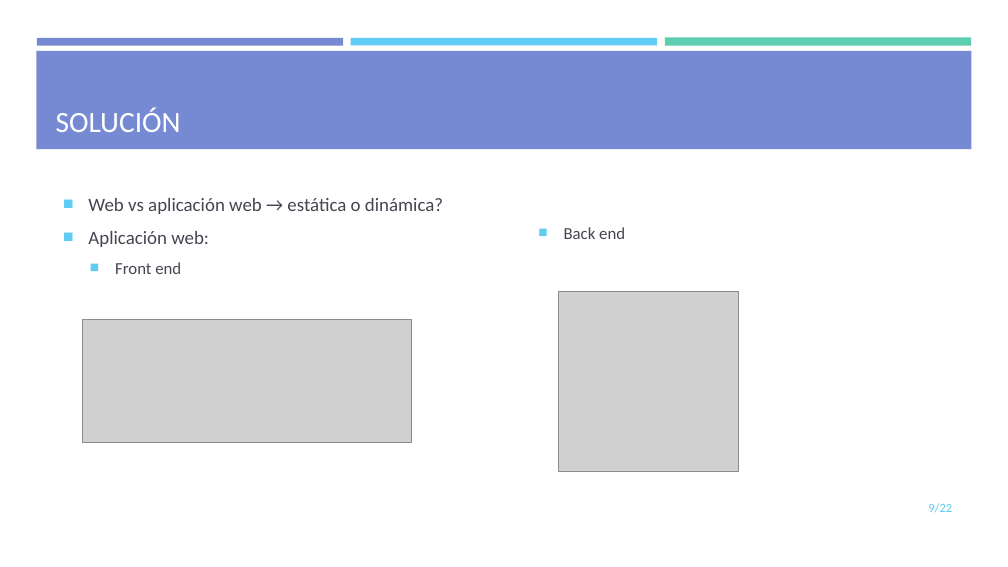
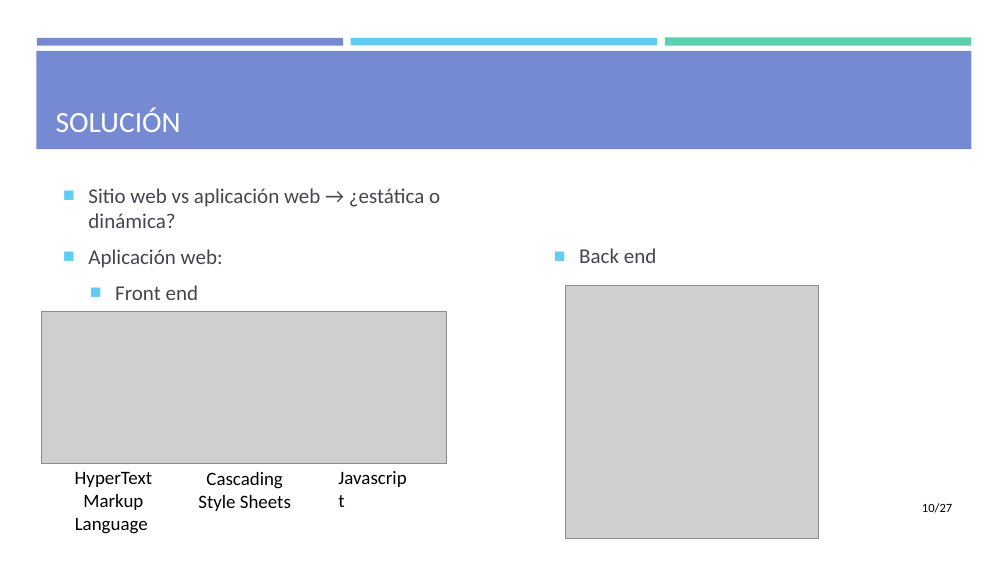
Before and after one commit to mdlunag/tfg, a slide deck: slide 10 of tfg_presentacio.pptx (slide 9 before the commit). Drawn at 1008x567 pixels with LibreOffice and Linux fonts; fonts in the diff are those of the drawing; grey boxes stand for pictures. Boxes give left, top, right and bottom in pixels: in the first picture for what was removed or moved away, otherwise in the second. Text is boxed around its words. In the diff, an @@ line names an element or a change of style, - is before the commit and + after.

```diff
--- a/tfg_presentacio.pptx
+++ b/tfg_presentacio.pptx
@@ text "Sitio web vs aplicación web ...": place and size @@
-text "Sitio web vs aplicación web ..." at [88, 198, 443, 274]
+text "Sitio web vs aplicación web ..." at [88, 188, 440, 300]
@@ text at [88, 188, 440, 228]: text changed; size 18 to 20 pt @@
-■ Web vs aplicación web → estática o dinámica?
+■ Sitio web vs aplicación web → ¿estática o dinámica?
@@ text at [88, 249, 223, 300]: size 18 to 20 pt in "Aplicación web:"; size 16 to 20 pt in "Front end", "Back end" @@
@@ picture: place and size @@
-picture at [559, 291, 739, 471]
+picture at [566, 286, 819, 539]
@@ picture: place and size @@
-picture at [82, 320, 411, 442]
+picture at [42, 312, 447, 464]
@@ text added at [75, 472, 152, 534], 18 pt, text #000000 @@
+HyperText Markup Language
@@ text added at [198, 472, 291, 511], 18 pt, text #000000 @@
+Cascading Style Sheets
@@ text added at [331, 462, 418, 492], 18 pt, text #000000 @@
+Javascript
@@ page number at [922, 503, 952, 513]: text changed; text colour #5ECCF3 to #000000 @@
-9/22
+10/27
```
Also in this commit, not shown: 19 other slides changed, 5 slides added, 1 other file.
